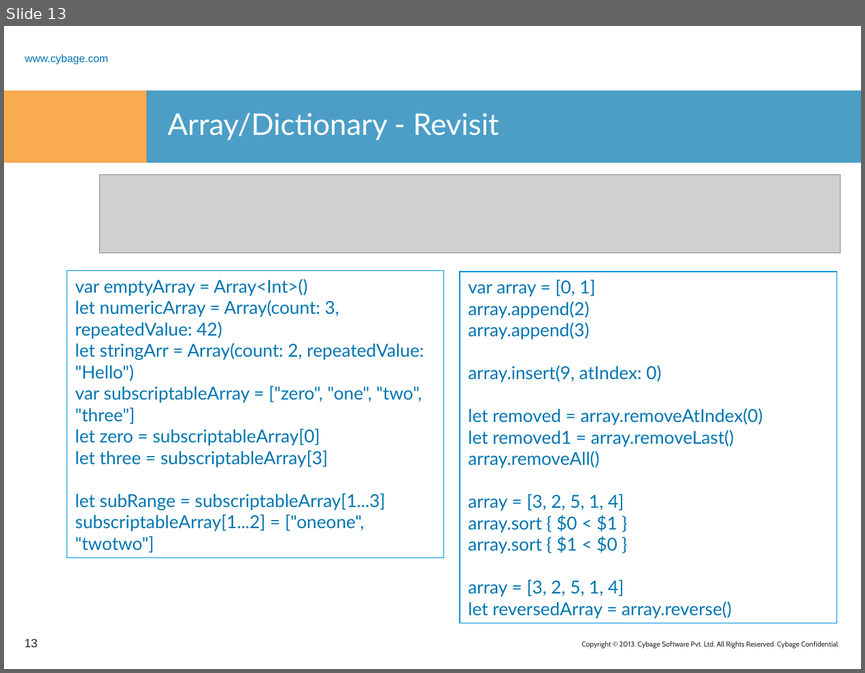
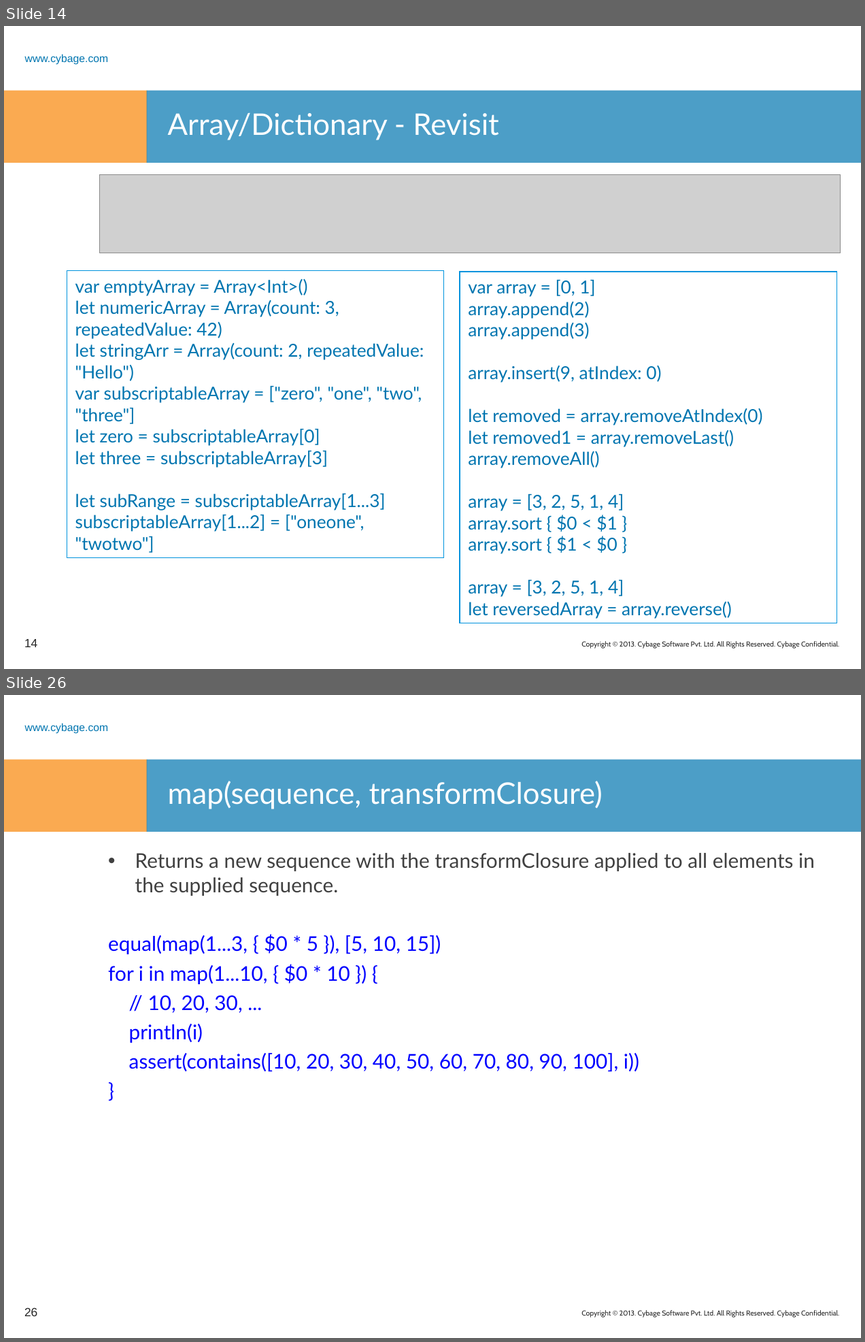
Before and after one commit to sumantar/Learn_Swift, a slide deck: PPT/Learn_Swift-4.ppt. Shown one above the other, each under a label of ours: slide 13 before the commit, slides 14 and 26 after it; the slides between them are not shown. The pictures are 865x673 and 865x1342 pixels, drawn with LibreOffice and Linux fonts; fonts in the diff are those of the drawing; grey boxes stand for pictures; background and template pictures are left out. Boxes give left, top, right and bottom in pixels: in the first picture for what was removed or moved away, otherwise in the second. Text is boxed around its words. In the diff, an @@ line names an element or a change of style, - is before the commit and + after.

```diff
--- a/PPT/Learn_Swift-4.ppt
+++ b/PPT/Learn_Swift-4.ppt
@@ slide 26 added at <box>4,695,861,1338</box>, background #FFFFFF; not listed: 4 template elements that a slide beside it also shows @@
@@ title added at <box>168,781,602,809</box>, 25 pt, text #FFFFFF @@
+map(sequence, transformClosure)
@@ text added at <box>108,853,815,1072</box>, 17 pt, text #0000FF @@
+• Returns a new sequence with the transformClosure applied to all elements in the supplied sequence.
+equal(map(1...3, { $0 * 5 }), [5, 10, 15])
+for i in map(1...10, { $0 * 10 }) {
+// 10, 20, 30, ...
+println(i)
+assert(contains([10, 20, 30, 40, 50, 60, 70, 80, 90, 100], i))
+}
@@ page number added at <box>24,1308,37,1316</box>, 10 pt, text #262626 @@
+26
@@ what was slide 13 is now slide 14 @@
@@ page number at <box>24,639,37,647</box>: text changed @@
-13
+14
```
Also in this commit, not shown: 28 other slides added, 6 other files.
